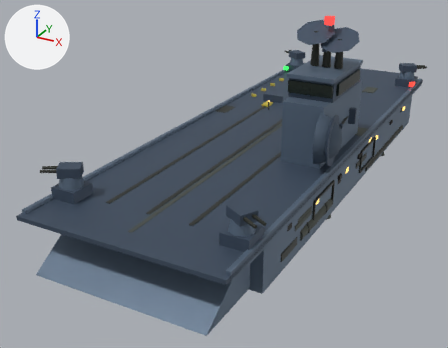
An edit to the glTF model ref/glb/carrier-l.glb, drawn before and after from the same camera.
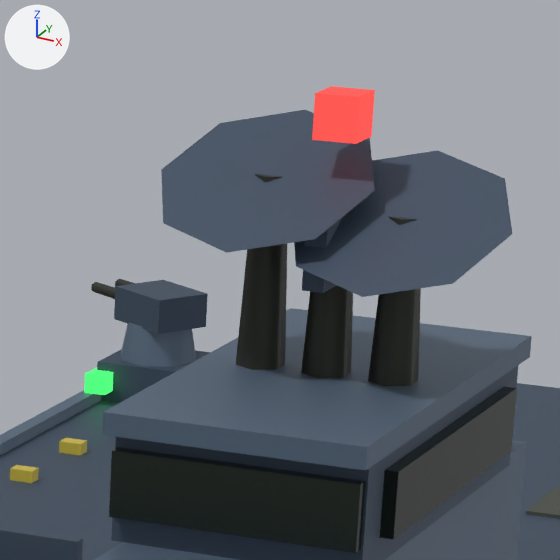
The first picture shows the older version from a 50 mm camera at (5.43, -12.91, 6.46) aimed at (-0.95, -1.3, 0.66). The close-ups show the older and then the newer version on the part from 60% to 82% of the width and 0% to 29% of the height of that picture. Only the edits that show in the close-ups are written down. Every picture has the same lights, and +X, +Y and +Z are marked at upper left. Where no turn or scale is listed for an object, it has been applied to the vertices.

Names of what the first close-up shows: 'bridgeCab', 'bridgeSideGlassR', 'cockpitGlass', 'flightDeck', 'hullNose', 'islandArray1', 'islandDish0', 'islandDish2', 'islandMast0', 'islandMast1', 'islandMast2', 'islandRoof', 'pdsTurret2' and 12 more.
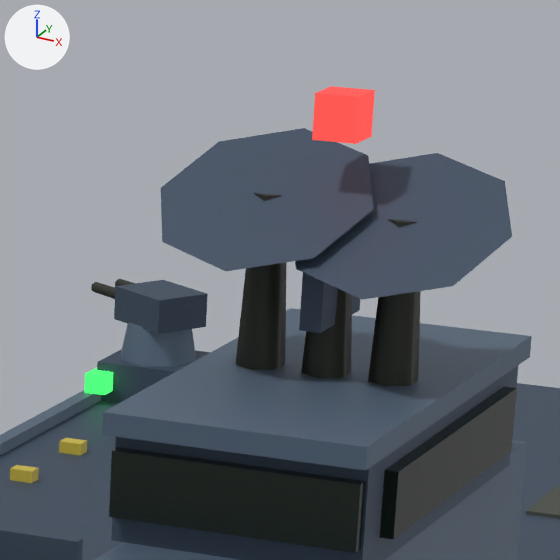
Where the newer file only moved an object's origin or applied its transform, the numbers keep the older frame.

Pixel boxes (x1, y1, x2, y2) of what changed, in the close-ups (560 x 560 px):
'islandDish0', moved: before (161, 110, 375, 253); after (161, 128, 373, 271)
'islandDish2', moved: before (294, 150, 512, 297); after (295, 153, 512, 300)
'islandArray1', moved: before (302, 218, 342, 293); after (299, 273, 360, 333)

Diff of the bpy script that builds the scene:
```diff
--- a/ref/glb/carrier-l.glb.py
+++ b/ref/glb/carrier-l.glb.py
@@ ob_islanddish0 @@
 ob_islanddish0 = bpy.data.objects.new('islandDish0', me_mesh_48)
-ob_islanddish0.location = (1.041, -1.102, 4.001)
+ob_islanddish0.location = (1.041, -1.102, 3.936)
@@ ob_islandarray1 @@
 ob_islandarray1 = bpy.data.objects.new('islandArray1', me_mesh_50)
-ob_islandarray1.location = (1.292, -1.102, 3.875)
+ob_islandarray1.location = (1.292, -1.102, 3.734)
@@ ob_islanddish2 @@
 ob_islanddish2 = bpy.data.objects.new('islandDish2', me_mesh_52)
-ob_islanddish2.location = (1.543, -1.102, 3.901)
+ob_islanddish2.location = (1.543, -1.102, 3.892)
```
